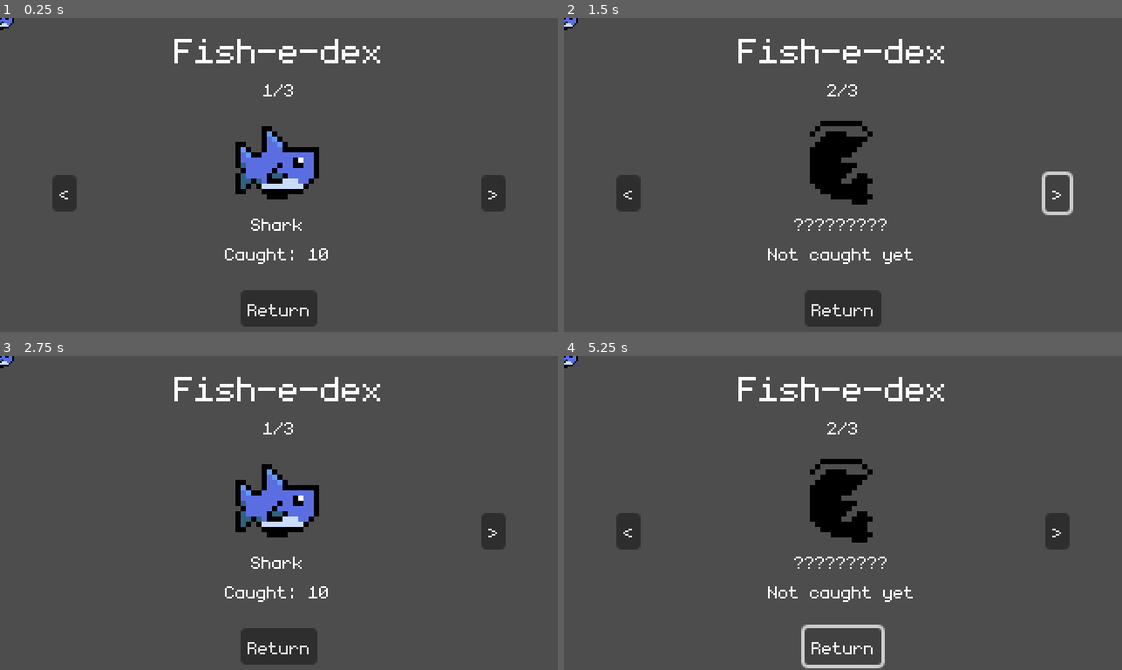
Above: before the commit, frames 1-4 (two rows, left to right).
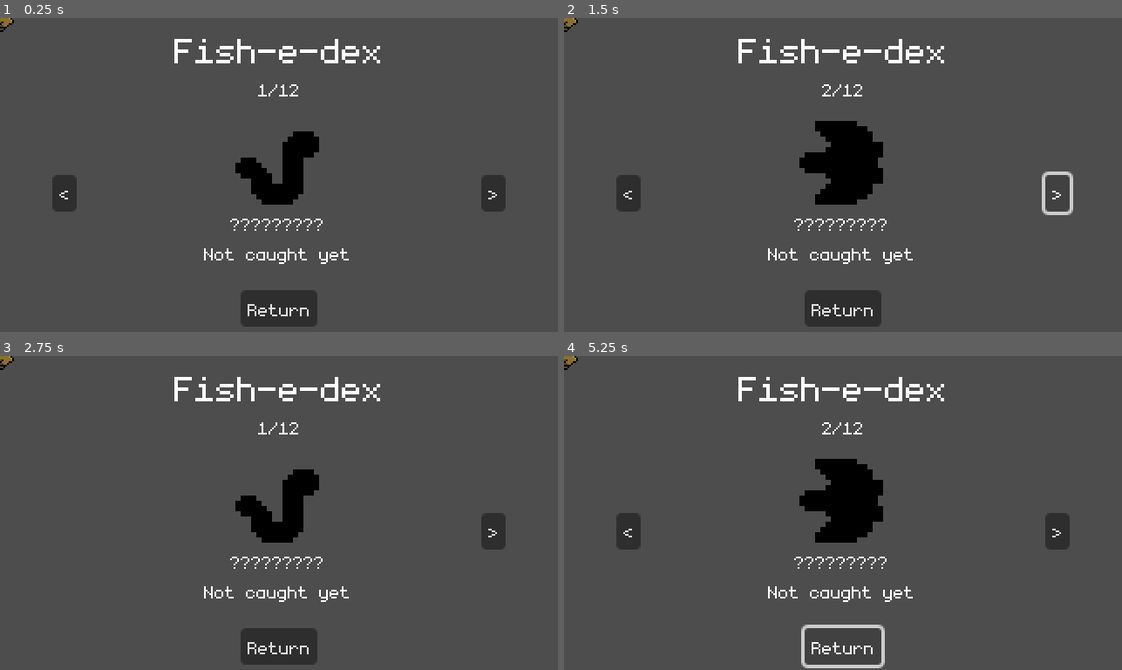
Above: after the commit, the same moments.

Repository: thomz12/LD58
Game: Godot game, scene res://scenes/ui/dex/dex.tscn
Same seed, same stepped clock (60 frames per second), same inputs: the game is played once before the commit and once after it. This scene is started directly instead of the project's main scene.
Inputs:
- Up to frame 1 (0.25 s): no input
- Up to frame 2 (1.5 s): click "<" at 0.5 s; click ">" at 1.25 s
- Up to frame 3 (2.75 s): click "<" at 2 s
- Up to frame 4 (5.25 s): click ">" at 2.75 s; click "<" at 3.5 s; click ">" at 4.25 s; click "Return" at 5 s

The runs differ from the first frame. In frame 1, 3.1% of the frame differs, in the area x 0-63%, y 0-79%; in frame 2, 1.7%; in frame 3, 3.1%; in frame 4, 1.7%.

Commit message:
Cleaning up

Diff:
--- a/ld-58/autoloads/Progress.gd
+++ b/ld-58/autoloads/Progress.gd
@@ -1,10 +1,5 @@
 extends Node
 
-var fish_types := [
-	preload("res://resources/shark.tres"),
-	preload("res://resources/shrimp.tres"),
-	preload("res://resources/goldfish.tres")
-]
 var fish_scene := load("res://scenes/fish.tscn")
 
 var catch_history : Array[Fish] = []
@@ -17,7 +12,7 @@
 	## TODO: test data remove
 	for i in 10:
 		var fish := fish_scene.instantiate() as Fish
-		fish.data = load("res://resources/shark.tres")
+		fish.data = load("res://resources/fish_types/goldfish.tres")
 		add_child(fish)
 		catch_history.append(fish)
 
--- a/ld-58/resources/angler.tres
+++ b/ld-58/resources/fish_types/angler.tres
@@ -1,6 +1,6 @@
 [gd_resource type="Resource" script_class="FishType" load_steps=4 format=3 uid="uid://dxywmlbcvvdod"]
 
-[ext_resource type="Script" uid="uid://cmdbr2lwmuv8g" path="res://resources/fish_type.gd" id="1_o7esb"]
+[ext_resource type="Script" uid="uid://cmdbr2lwmuv8g" path="res://resources/fish_types/fish_type.gd" id="1_o7esb"]
 [ext_resource type="Texture2D" uid="uid://dhdsse3kfqmvy" path="res://sprites/fish.png" id="2_uy77b"]
 
 [sub_resource type="AtlasTexture" id="AtlasTexture_bubjg"]
--- a/ld-58/resources/carvanha.tres
+++ b/ld-58/resources/fish_types/carvanha.tres
@@ -1,6 +1,6 @@
 [gd_resource type="Resource" script_class="FishType" load_steps=4 format=3 uid="uid://g780yb35soiv"]
 
-[ext_resource type="Script" uid="uid://cmdbr2lwmuv8g" path="res://resources/fish_type.gd" id="1_q6s42"]
+[ext_resource type="Script" uid="uid://cmdbr2lwmuv8g" path="res://resources/fish_types/fish_type.gd" id="1_q6s42"]
 [ext_resource type="Texture2D" uid="uid://dhdsse3kfqmvy" path="res://sprites/fish.png" id="2_vk00p"]
 
 [sub_resource type="AtlasTexture" id="AtlasTexture_bubjg"]
--- a/ld-58/resources/clown.tres
+++ b/ld-58/resources/fish_types/clown.tres
@@ -1,6 +1,6 @@
 [gd_resource type="Resource" script_class="FishType" load_steps=4 format=3 uid="uid://x580wdbrupe7"]
 
-[ext_resource type="Script" uid="uid://cmdbr2lwmuv8g" path="res://resources/fish_type.gd" id="1_kcyxo"]
+[ext_resource type="Script" uid="uid://cmdbr2lwmuv8g" path="res://resources/fish_types/fish_type.gd" id="1_kcyxo"]
 [ext_resource type="Texture2D" uid="uid://dhdsse3kfqmvy" path="res://sprites/fish.png" id="2_w3ykj"]
 
 [sub_resource type="AtlasTexture" id="AtlasTexture_bubjg"]
--- a/ld-58/resources/eel.tres
+++ b/ld-58/resources/fish_types/eel.tres
@@ -1,6 +1,6 @@
 [gd_resource type="Resource" script_class="FishType" load_steps=4 format=3 uid="uid://ch24qw0rsq2wb"]
 
-[ext_resource type="Script" uid="uid://cmdbr2lwmuv8g" path="res://resources/fish_type.gd" id="1_dr4fd"]
+[ext_resource type="Script" uid="uid://cmdbr2lwmuv8g" path="res://resources/fish_types/fish_type.gd" id="1_dr4fd"]
 [ext_resource type="Texture2D" uid="uid://dhdsse3kfqmvy" path="res://sprites/fish.png" id="2_v48cs"]
 
 [sub_resource type="AtlasTexture" id="AtlasTexture_bubjg"]
--- a/ld-58/resources/goldfish.tres
+++ b/ld-58/resources/fish_types/goldfish.tres
@@ -1,6 +1,6 @@
 [gd_resource type="Resource" script_class="FishType" load_steps=4 format=3 uid="uid://dfllc44l8kner"]
 
-[ext_resource type="Script" uid="uid://cmdbr2lwmuv8g" path="res://resources/fish_type.gd" id="1_i0u2c"]
+[ext_resource type="Script" uid="uid://cmdbr2lwmuv8g" path="res://resources/fish_types/fish_type.gd" id="1_i0u2c"]
 [ext_resource type="Texture2D" uid="uid://dhdsse3kfqmvy" path="res://sprites/fish.png" id="2_rsacs"]
 
 [sub_resource type="AtlasTexture" id="AtlasTexture_bubjg"]
--- a/ld-58/resources/idol.tres
+++ b/ld-58/resources/fish_types/idol.tres
@@ -1,6 +1,6 @@
 [gd_resource type="Resource" script_class="FishType" load_steps=4 format=3 uid="uid://jfkcn8ht3e4f"]
 
-[ext_resource type="Script" uid="uid://cmdbr2lwmuv8g" path="res://resources/fish_type.gd" id="1_s4qnb"]
+[ext_resource type="Script" uid="uid://cmdbr2lwmuv8g" path="res://resources/fish_types/fish_type.gd" id="1_s4qnb"]
 [ext_resource type="Texture2D" uid="uid://dhdsse3kfqmvy" path="res://sprites/fish.png" id="2_jcan3"]
 
 [sub_resource type="AtlasTexture" id="AtlasTexture_bubjg"]
--- a/ld-58/resources/piranha.tres
+++ b/ld-58/resources/fish_types/piranha.tres
@@ -1,6 +1,6 @@
 [gd_resource type="Resource" script_class="FishType" load_steps=4 format=3 uid="uid://wqlp6pjtq2hr"]
 
-[ext_resource type="Script" uid="uid://cmdbr2lwmuv8g" path="res://resources/fish_type.gd" id="1_sr0hf"]
+[ext_resource type="Script" uid="uid://cmdbr2lwmuv8g" path="res://resources/fish_types/fish_type.gd" id="1_sr0hf"]
 [ext_resource type="Texture2D" uid="uid://dhdsse3kfqmvy" path="res://sprites/fish.png" id="2_s0p8x"]
 
 [sub_resource type="AtlasTexture" id="AtlasTexture_bubjg"]
--- a/ld-58/resources/ray.tres
+++ b/ld-58/resources/fish_types/ray.tres
@@ -1,6 +1,6 @@
 [gd_resource type="Resource" script_class="FishType" load_steps=4 format=3 uid="uid://dft4qig8y46ih"]
 
-[ext_resource type="Script" uid="uid://cmdbr2lwmuv8g" path="res://resources/fish_type.gd" id="1_er23n"]
+[ext_resource type="Script" uid="uid://cmdbr2lwmuv8g" path="res://resources/fish_types/fish_type.gd" id="1_er23n"]
 [ext_resource type="Texture2D" uid="uid://dhdsse3kfqmvy" path="res://sprites/fish.png" id="2_6ikt3"]
 
 [sub_resource type="AtlasTexture" id="AtlasTexture_bubjg"]
--- a/ld-58/resources/regular.tres
+++ b/ld-58/resources/fish_types/regular.tres
@@ -1,14 +1,14 @@
 [gd_resource type="Resource" script_class="FishType" load_steps=4 format=3 uid="uid://nwgni83g6xka"]
 
-[ext_resource type="Script" uid="uid://cmdbr2lwmuv8g" path="res://resources/fish_type.gd" id="1_cxcw4"]
-[ext_resource type="Texture2D" uid="uid://dhdsse3kfqmvy" path="res://sprites/fish.png" id="2_bjup8"]
+[ext_resource type="Script" uid="uid://cmdbr2lwmuv8g" path="res://resources/fish_types/fish_type.gd" id="1_be38p"]
+[ext_resource type="Texture2D" uid="uid://dhdsse3kfqmvy" path="res://sprites/fish.png" id="2_jt5h7"]
 
 [sub_resource type="AtlasTexture" id="AtlasTexture_bubjg"]
-atlas = ExtResource("2_bjup8")
+atlas = ExtResource("2_jt5h7")
 region = Rect2(48, 16, 16, 16)
 
 [resource]
-script = ExtResource("1_cxcw4")
+script = ExtResource("1_be38p")
 identifier = "Regular"
 sprite = SubResource("AtlasTexture_bubjg")
 metadata/_custom_type_script = "uid://cmdbr2lwmuv8g"
--- a/ld-58/resources/shark.tres
+++ b/ld-58/resources/fish_types/shark.tres
@@ -1,6 +1,6 @@
 [gd_resource type="Resource" script_class="FishType" load_steps=4 format=3 uid="uid://dcmgkr5q8pho"]
 
-[ext_resource type="Script" uid="uid://cmdbr2lwmuv8g" path="res://resources/fish_type.gd" id="1_spc3q"]
+[ext_resource type="Script" uid="uid://cmdbr2lwmuv8g" path="res://resources/fish_types/fish_type.gd" id="1_spc3q"]
 [ext_resource type="Texture2D" uid="uid://dhdsse3kfqmvy" path="res://sprites/fish.png" id="2_25jnf"]
 
 [sub_resource type="AtlasTexture" id="AtlasTexture_bubjg"]
--- a/ld-58/resources/shrimp.tres
+++ b/ld-58/resources/fish_types/shrimp.tres
@@ -1,6 +1,6 @@
 [gd_resource type="Resource" script_class="FishType" load_steps=4 format=3 uid="uid://bu5nspr3nhqtk"]
 
-[ext_resource type="Script" uid="uid://cmdbr2lwmuv8g" path="res://resources/fish_type.gd" id="1_lgsbw"]
+[ext_resource type="Script" uid="uid://cmdbr2lwmuv8g" path="res://resources/fish_types/fish_type.gd" id="1_lgsbw"]
 [ext_resource type="Texture2D" uid="uid://dhdsse3kfqmvy" path="res://sprites/fish.png" id="2_fo1oy"]
 
 [sub_resource type="AtlasTexture" id="AtlasTexture_bubjg"]
--- a/ld-58/resources/tuna.tres
+++ b/ld-58/resources/fish_types/tuna.tres
@@ -1,6 +1,6 @@
 [gd_resource type="Resource" script_class="FishType" load_steps=4 format=3 uid="uid://3nkror7g42v5"]
 
-[ext_resource type="Script" uid="uid://cmdbr2lwmuv8g" path="res://resources/fish_type.gd" id="1_bswab"]
+[ext_resource type="Script" uid="uid://cmdbr2lwmuv8g" path="res://resources/fish_types/fish_type.gd" id="1_bswab"]
 [ext_resource type="Texture2D" uid="uid://dhdsse3kfqmvy" path="res://sprites/fish.png" id="2_g4f68"]
 
 [sub_resource type="AtlasTexture" id="AtlasTexture_bubjg"]
--- a/ld-58/scripts/ui/menu_dex.gd
+++ b/ld-58/scripts/ui/menu_dex.gd
@@ -1,4 +1,5 @@
 extends MarginContainer
+class_name MenuDex
 
 @onready var dex_entry: MarginContainer = %DexEntry
 @onready var label_index: Label = %LabelIndex
@@ -7,9 +8,18 @@
 
 
 var fish_types : Array[FishType] = [
-	preload("res://resources/shark.tres"),
-	preload("res://resources/shrimp.tres"),
-	preload("res://resources/goldfish.tres"),
+	preload("res://resources/fish_types/eel.tres"),
+	preload("res://resources/fish_types/ray.tres"),
+	preload("res://resources/fish_types/idol.tres"),
+	preload("res://resources/fish_types/tuna.tres"),
+	preload("res://resources/fish_types/shark.tres"),
+	preload("res://resources/fish_types/clown.tres"),
+	preload("res://resources/fish_types/angler.tres"),
+	preload("res://resources/fish_types/shrimp.tres"),
+	preload("res://resources/fish_types/piranha.tres"),
+	preload("res://resources/fish_types/regular.tres"),
+	preload("res://resources/fish_types/goldfish.tres"),
+	preload("res://resources/fish_types/carvanha.tres"),
 ]
 var array_index := 0
 
Renamed: ld-58/resources/fish_type.gd -> ld-58/resources/fish_types/fish_type.gd
Renamed: ld-58/resources/fish_type.gd.uid -> ld-58/resources/fish_types/fish_type.gd.uid
Not shown, added: ld-58/scripts/float_holder.gd.uid
